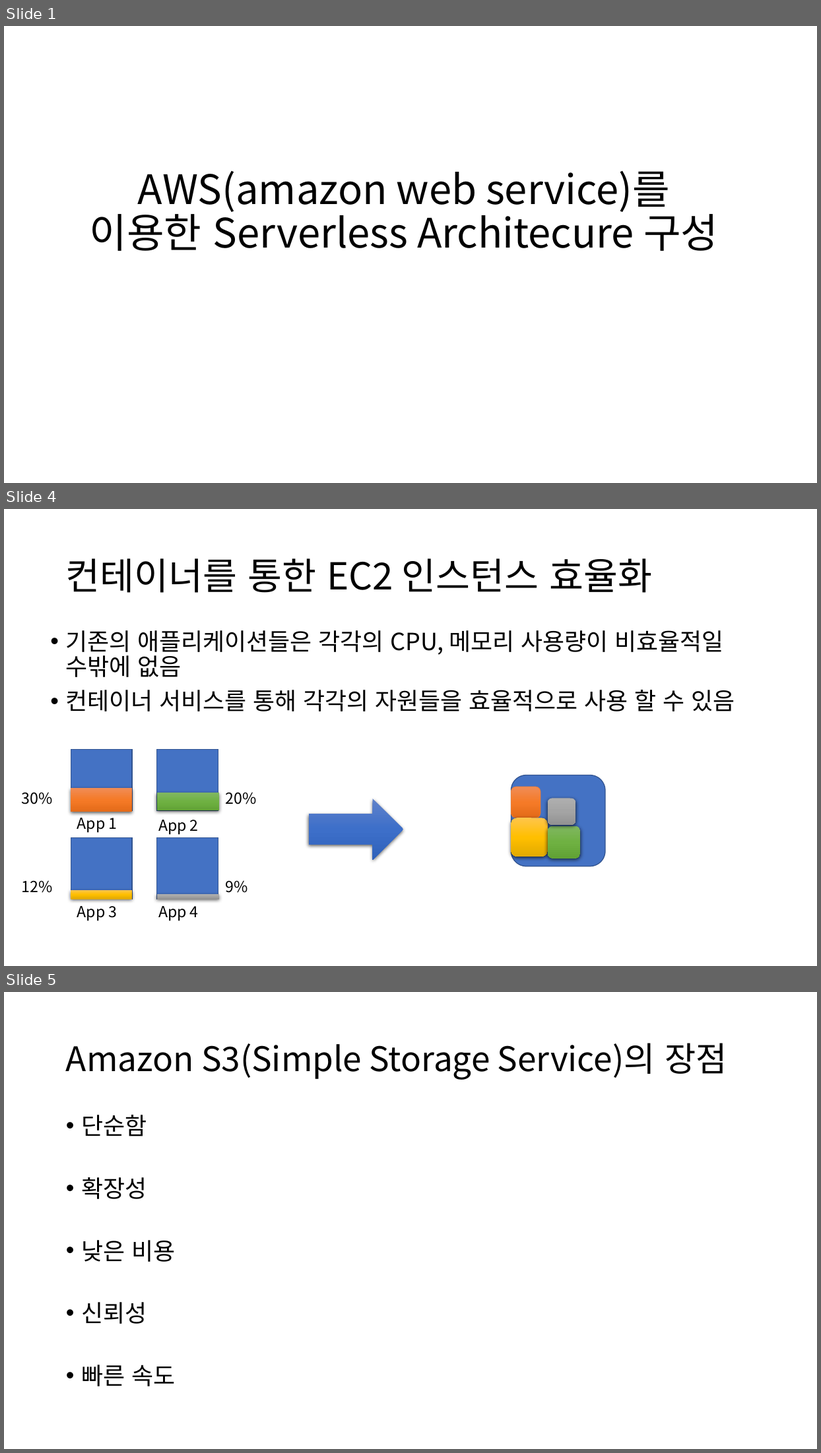
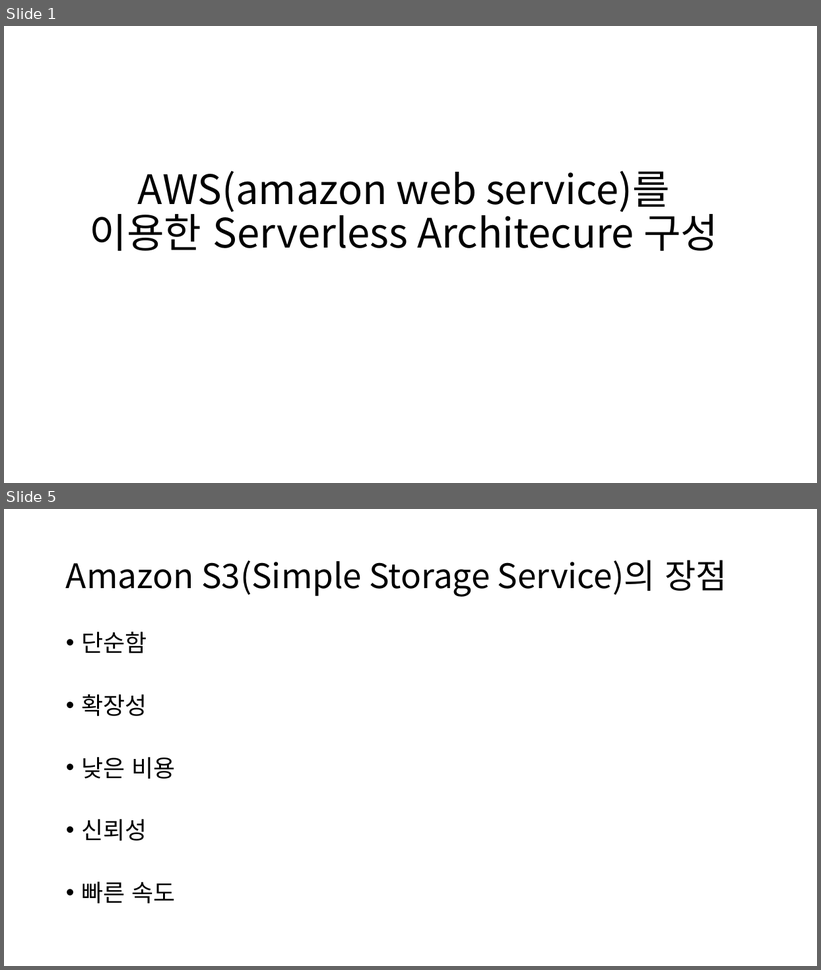
Before and after one commit to popuyaha/mlog-serverless-stack-test, a slide deck: AWS기반 Serverless 아키텍쳐.pptx. Shown one above the other, each under a label of ours: slides 1, 4 and 5 before the commit, slides 1 and 5 after it; the slides between them are not shown. The pictures are 821x1453 and 821x970 pixels, drawn with LibreOffice and Linux fonts; fonts in the diff are those of the drawing. Boxes give left, top, right and bottom in pixels: in the first picture for what was removed or moved away, otherwise in the second. Text is boxed around its words. In the diff, an @@ line names an element or a change of style, - is before the commit and + after.

```diff
--- a/AWS기반 Serverless 아키텍쳐.pptx
+++ b/AWS기반 Serverless 아키텍쳐.pptx
@@ slide 4 removed at (4,509,817,966), background #FFFFFF @@
@@ title removed at (66,559,652,593) @@
-컨테이너를 통한 EC2 인스턴스 효율화
@@ text removed at (65,630,735,712) @@
-• 기존의 애플리케이션들은 각각의 CPU, 메모리 사용량이 비효율적일 수밖에 없음
-• 컨테이너 서비스를 통해 각각의 자원들을 효율적으로 사용 할 수 있음
@@ rectangle removed at (71,750,132,811) @@
@@ rectangle removed at (157,750,218,811) @@
@@ rounded rectangle removed at (512,776,605,867) @@
@@ text removed at (22,792,53,805) @@
-30%
@@ rectangle removed at (71,788,132,812) @@
@@ rectangle removed at (157,793,219,811) @@
@@ text removed at (226,792,257,805) @@
-20%
@@ right arrow removed at (309,799,403,859) @@
@@ rounded rectangle removed at (512,787,541,819) @@
@@ rounded rectangle removed at (547,799,576,826) @@
@@ text removed at (77,814,118,833) @@
-App 1
@@ text removed at (158,820,199,834) @@
-App 2
@@ rounded rectangle removed at (512,819,548,857) @@
@@ rectangle removed at (71,838,132,899) @@
@@ rectangle removed at (157,838,218,899) @@
@@ rounded rectangle removed at (547,826,580,859) @@
@@ text removed at (22,881,53,893) @@
-12%
@@ text removed at (226,881,248,893) @@
-9%
@@ rectangle removed at (71,891,132,900) @@
@@ rectangle removed at (157,894,219,900) @@
@@ text removed at (77,906,118,921) @@
-App 3
@@ text removed at (158,906,199,921) @@
-App 4
```
Also in this commit, not shown: 2 slides changed, 4 slides added, 1 other slide removed, 19 other files.
